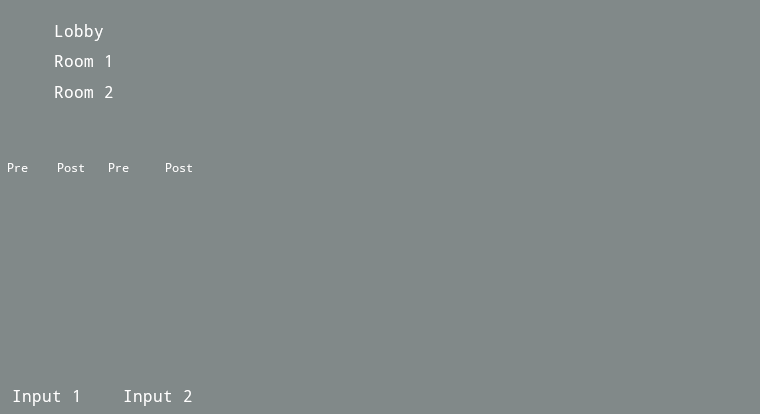
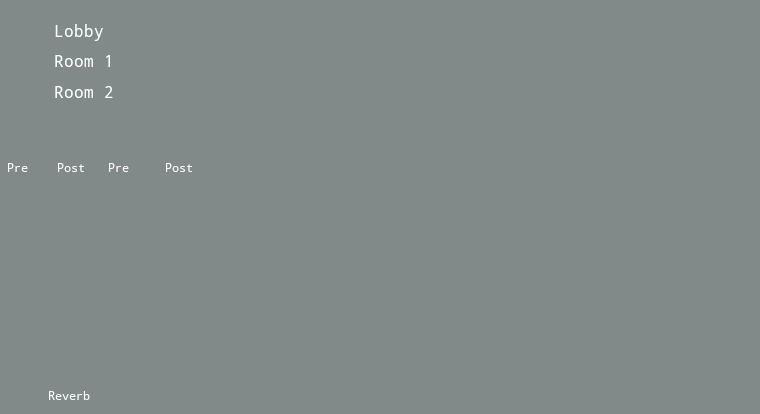
Before/after of a 760x414 layered artwork. What changed in the layer stack:
painted on "Background" over [13, 390, 192, 406]
